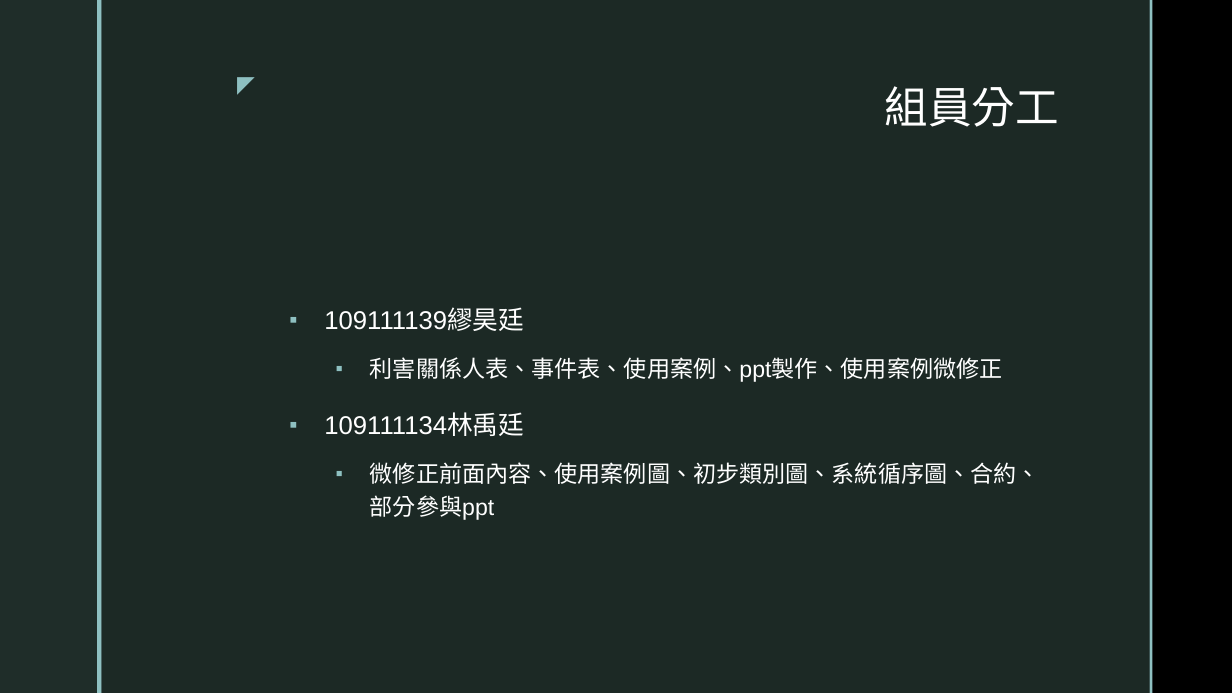
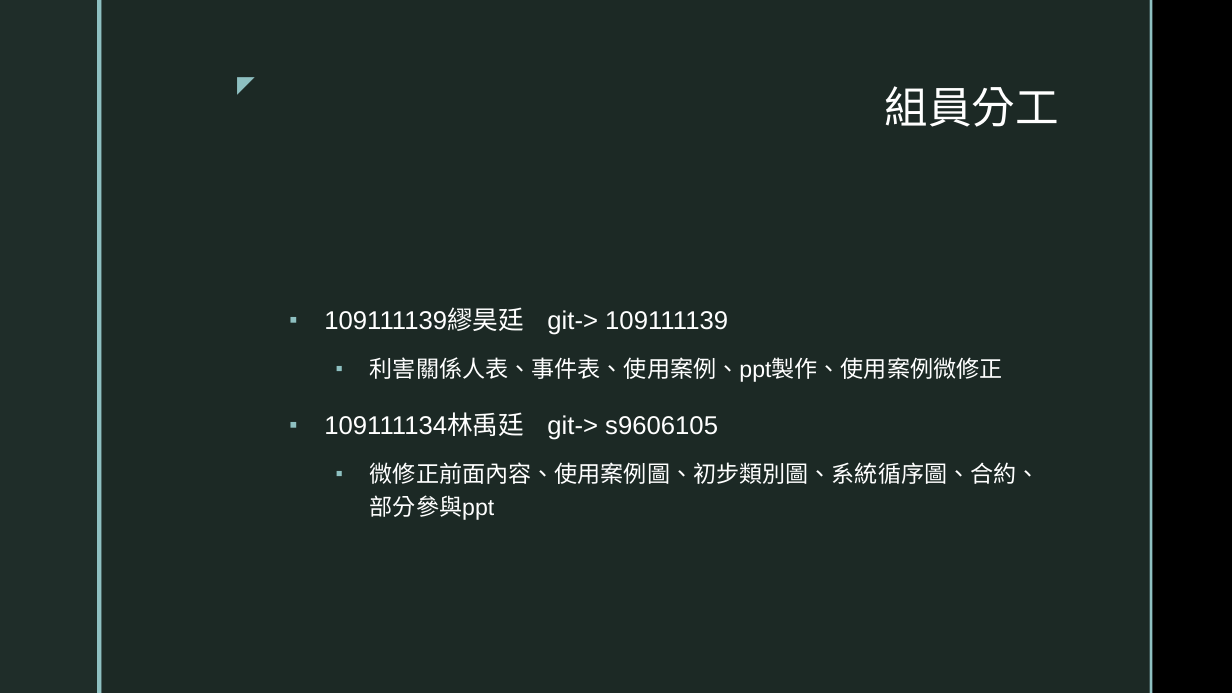
Before and after one commit to s9606105/end-report, a slide deck: slide 12 of 系統分析期末報告.pptx. Drawn at 1232x693 pixels with LibreOffice and Linux fonts; fonts in the diff are those of the drawing; background and template pictures are left out. Boxes give left, top, right and bottom in pixels: in the first picture for what was removed or moved away, otherwise in the second. Text is boxed around its words. In the diff, an @@ line names an element or a change of style, - is before the commit and + after.

Commit message:
1110621-Update pptx

```diff
--- a/系統分析期末報告.pptx
+++ b/系統分析期末報告.pptx
@@ text at (324, 309, 728, 335): text changed @@
-▪ 109111139繆昊廷
+▪ 109111139繆昊廷 git-> 109111139
@@ text at (324, 414, 718, 440): text changed @@
-▪ 109111134林禹廷
+▪ 109111134林禹廷 git-> s9606105
```
Also in this commit, not shown: 1 other slide changed.
